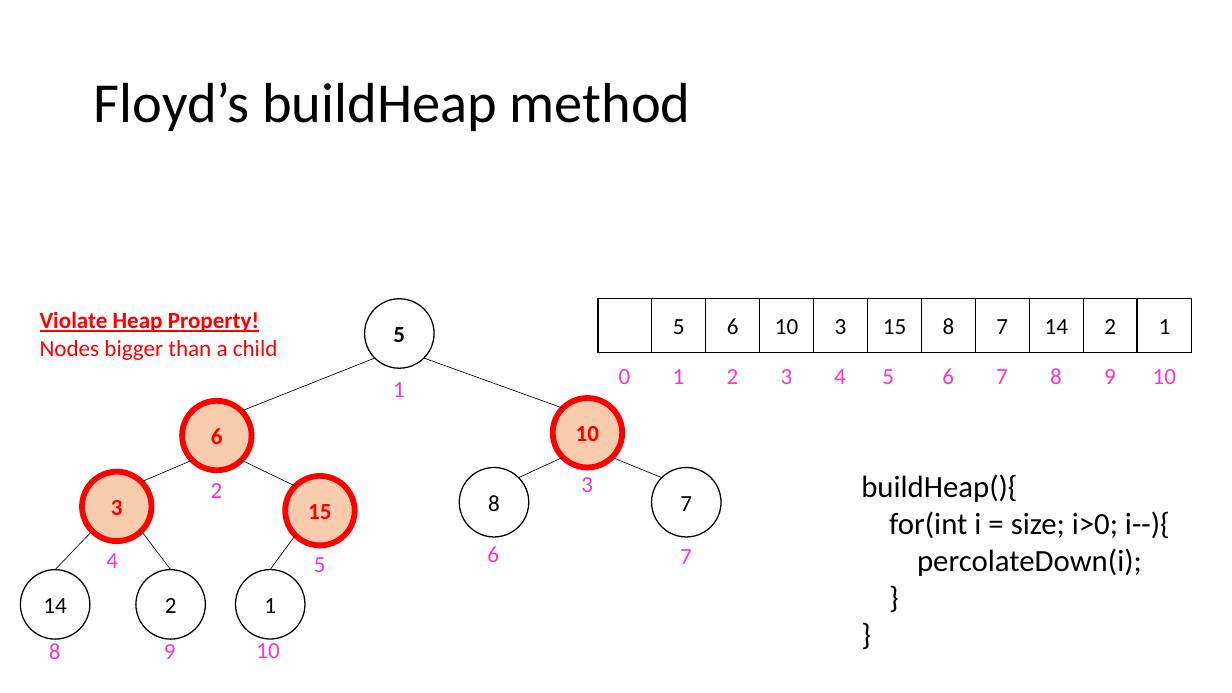
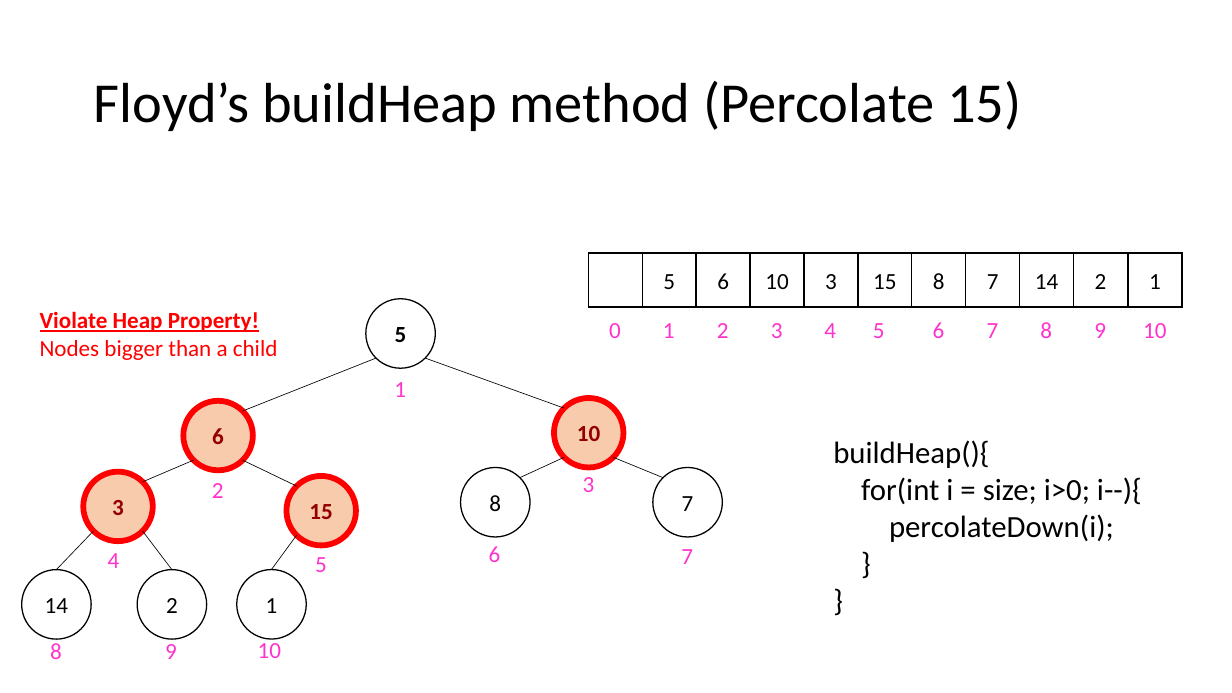
Before and after one commit to natebrunelle/cse332, a slide deck: slide 30 of demo_site/files/slides/lecture5_pqs_inkb.pptx. Drawn at 1232x693 pixels with LibreOffice and Linux fonts; fonts in the diff are those of the drawing; grey boxes stand for pictures. Boxes give left, top, right and bottom in pixels: in the first picture for what was removed or moved away, otherwise in the second. Text is boxed around its words. In the diff, an @@ line names an element or a change of style, - is before the commit and + after.

```diff
--- a/demo_site/files/slides/lecture5_pqs_inkb.pptx
+++ b/demo_site/files/slides/lecture5_pqs_inkb.pptx
@@ title at <box>94,81,1021,131</box>: text changed @@
-Floyd’s buildHeap method
+Floyd’s buildHeap method (Percolate 15)
@@ 11 texts, 11 rectangles: place and size @@
-11 texts, 11 rectangles at <box>598,299,1191,384</box>
+11 texts, 11 rectangles at <box>589,253,1182,338</box>
@@ text colour #FF0000 to #940000 in 4 elements at <box>83,471,152,541</box>, <box>287,476,356,545</box>, <box>183,401,252,470</box>, <box>555,398,624,468</box> @@
@@ text "buildHeap(){": place and size @@
-text "buildHeap(){" at <box>861,474,1170,576</box>
+text "buildHeap(){" at <box>833,440,1142,542</box>
```
Also in this commit, not shown: 30 other slides changed, 1 slide added, 1 slide removed, 9 other files.
